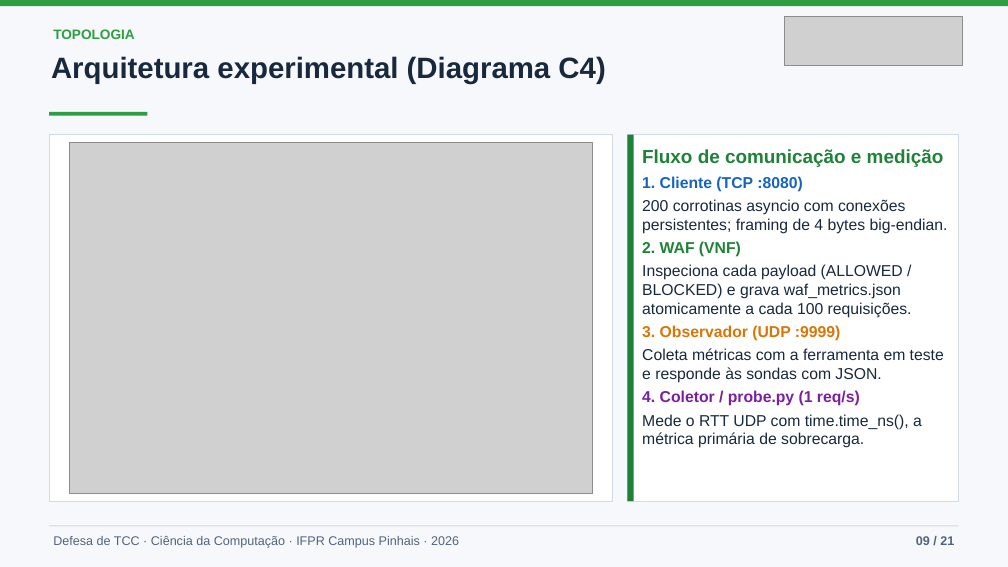
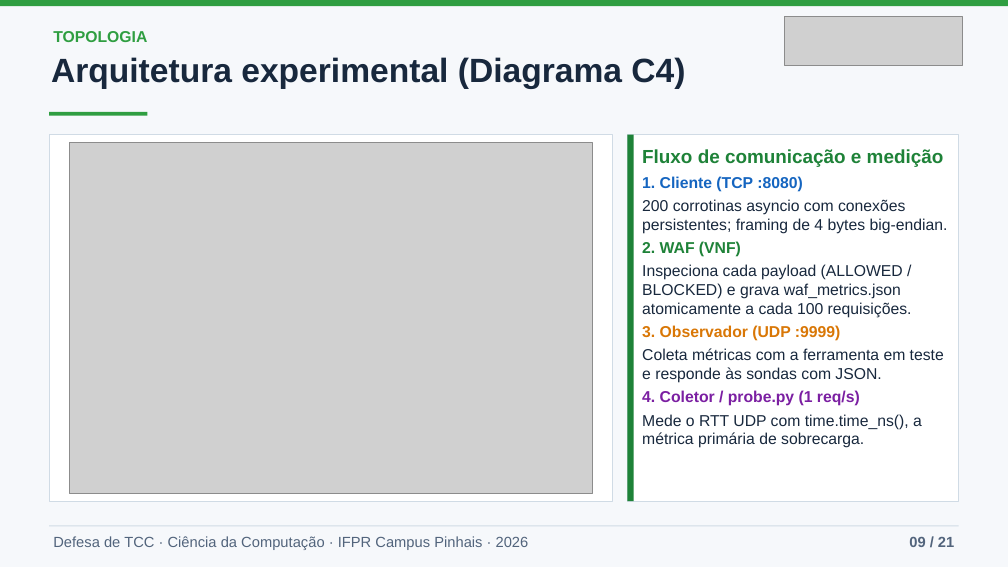
Before and after one commit to joaopedroplinta/vnf-monitoring-benchmark, a slide deck: slide 9 of docs/apresentacao/apresentacao_tcc.pptx. Drawn at 1008x567 pixels with LibreOffice and Linux fonts; fonts in the diff are those of the drawing; grey boxes stand for pictures. Boxes give left, top, right and bottom in pixels: in the first picture for what was removed or moved away, otherwise in the second. Text is boxed around its words. In the diff, an @@ line names an element or a change of style, - is before the commit and + after.

```diff
--- a/docs/apresentacao/apresentacao_tcc.pptx
+++ b/docs/apresentacao/apresentacao_tcc.pptx
@@ text "TOPOLOGIA" at bbox=[53, 31, 147, 42]: size 13 to 15 pt @@
@@ text "Arquitetura experimental (Diagrama C4)" at bbox=[51, 57, 685, 89]: size 28 to 32 pt @@
@@ text "Defesa de TCC · Ciência ..." at bbox=[53, 536, 529, 550]: size 12 to 14 pt @@
@@ text "09 / 21" at bbox=[909, 537, 954, 547]: size 12 to 14 pt @@
```
Also in this commit, not shown: 18 other slides changed, 1 other file.
